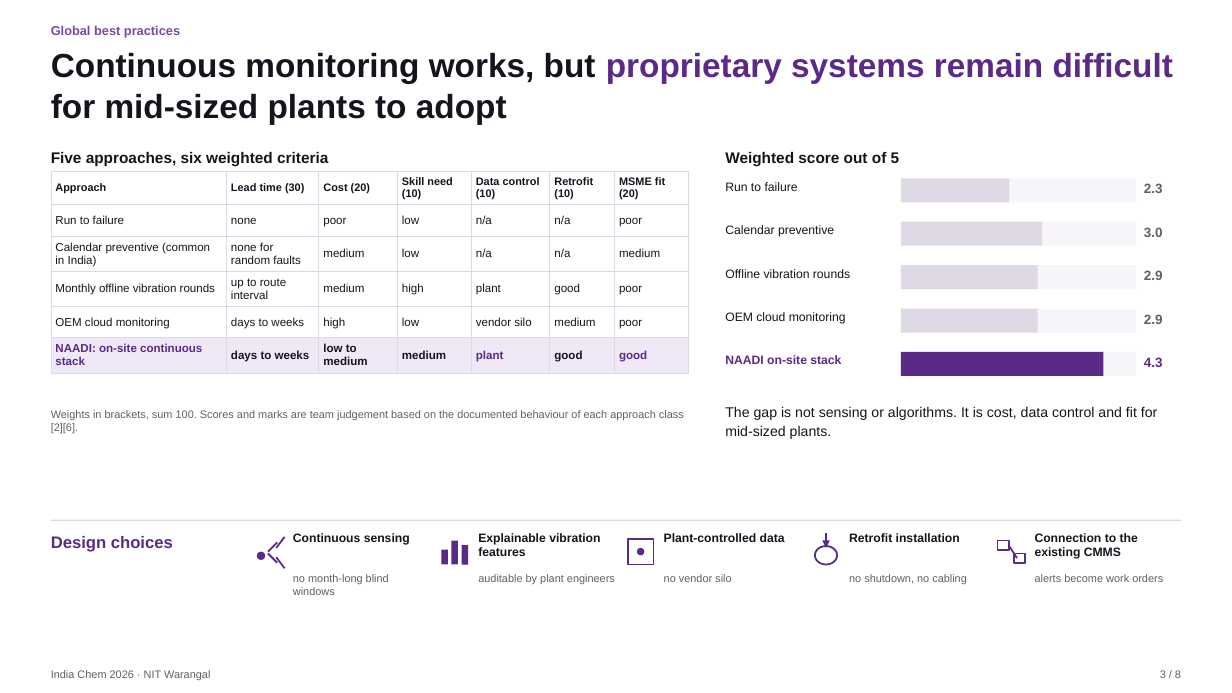
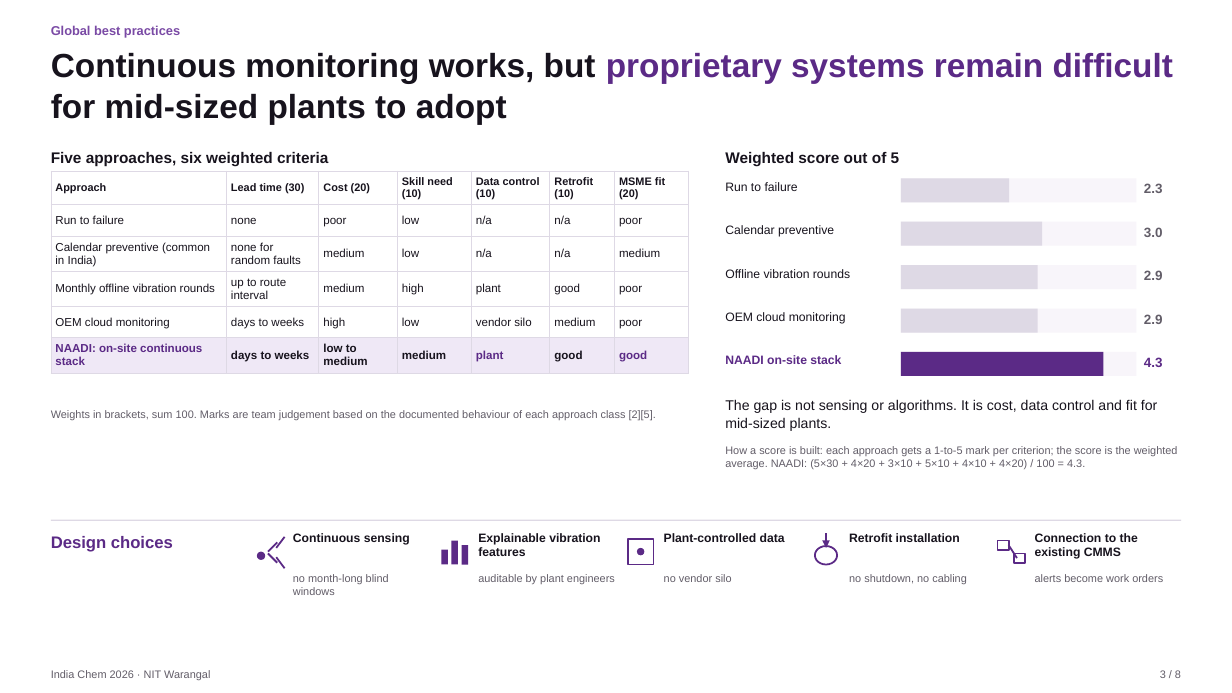
Before and after one commit to jainraunak944/Dataforge, a slide deck: slide 3 of india-chem-2026/deck/India_Chem_2026_NITW_Raunak_Anushriya_v2.pptx. Drawn at 1232x693 pixels with LibreOffice and Linux fonts; fonts in the diff are those of the drawing. Boxes give left, top, right and bottom in pixels: in the first picture for what was removed or moved away, otherwise in the second. Text is boxed around its words. In the diff, an @@ line names an element or a change of style, - is before the commit and + after.

```diff
--- a/india-chem-2026/deck/India_Chem_2026_NITW_Raunak_Anushriya_v2.pptx
+++ b/india-chem-2026/deck/India_Chem_2026_NITW_Raunak_Anushriya_v2.pptx
@@ text at (51, 410, 656, 420): text changed @@
-Weights in brackets, sum 100. Scores and marks are team judgement based on the documented behaviour of each approach class [2][6].
+Weights in brackets, sum 100. Marks are team judgement based on the documented behaviour of each approach class [2][5].
@@ text "The gap is not sensing ...": place and size @@
-text "The gap is not sensing ..." at (725, 406, 1157, 439)
+text "The gap is not sensing ..." at (725, 399, 1157, 431)
@@ text added at (725, 446, 1178, 469), 8.5 pt, text #625D68 @@
+How a score is built: each approach gets a 1-to-5 mark per criterion; the score is the weighted average. NAADI: (5×30 + 4×20 + 3×10 + 5×10 + 4×10 + 4×20) / 100 = 4.3.
```
Also in this commit, not shown: 7 other slides changed, 13 other files.
